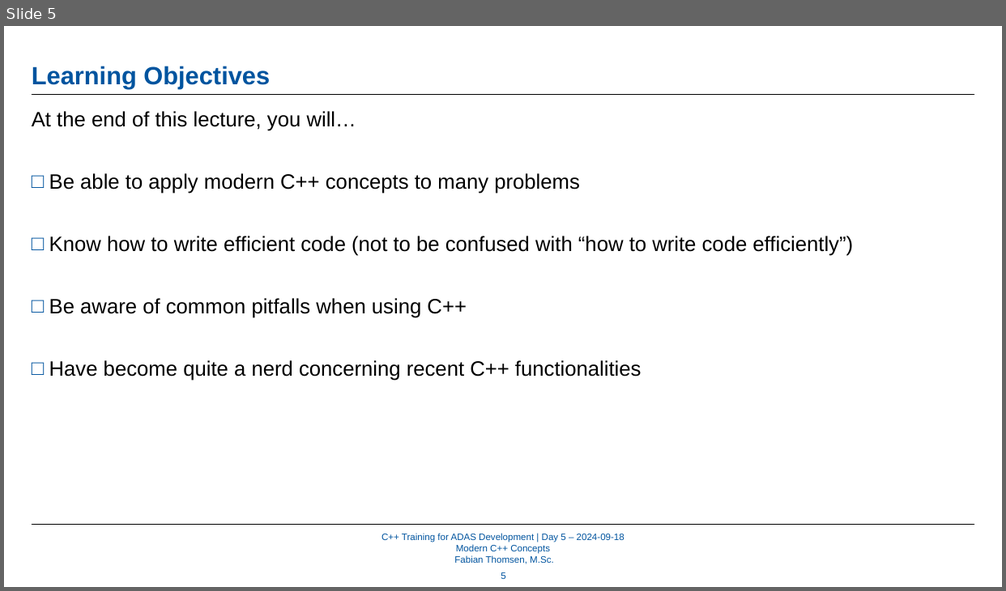
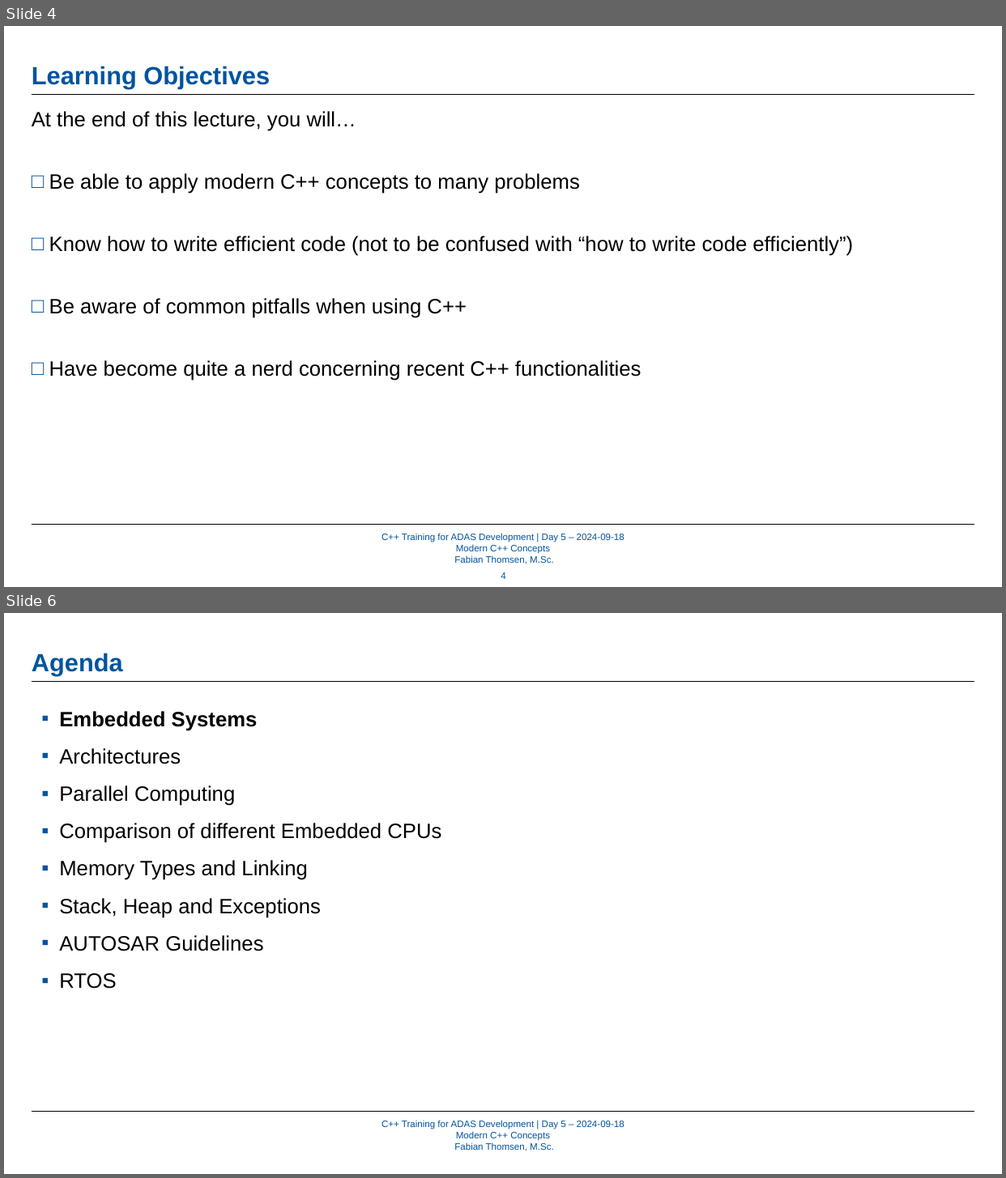
Before and after one commit to WhR4Ven/Diss_Dokument, a slide deck: Vortrag/05_ModernCPPConcepts_Part1 - Kopie.pptx. Shown one above the other, each under a label of ours: slide 5 before the commit, slides 4 and 6 after it; the slides between them are not shown. The pictures are 1006x591 and 1006x1178 pixels, drawn with LibreOffice and Linux fonts; fonts in the diff are those of the drawing; background and template pictures are left out. Boxes give left, top, right and bottom in pixels: in the first picture for what was removed or moved away, otherwise in the second. Text is boxed around its words. In the diff, an @@ line names an element or a change of style, - is before the commit and + after.

```diff
--- a/Vortrag/05_ModernCPPConcepts_Part1 - Kopie.pptx
+++ b/Vortrag/05_ModernCPPConcepts_Part1 - Kopie.pptx
@@ slide 6 added at (4, 613, 1002, 1174), background #FFFFFF; not listed: 3 template elements that a slide beside it also shows @@
@@ text added at (32, 653, 123, 676), 24 pt, text #00549F, bold @@
+Agenda
@@ text added at (59, 711, 441, 989), 20 pt, text #000000 @@
+▪ Embedded Systems
+▪ Architectures
+▪ Parallel Computing
+▪ Comparison of different Embedded CPUs
+▪ Memory Types and Linking
+▪ Stack, Heap and Exceptions
+▪ AUTOSAR Guidelines
+▪ RTOS
@@ what was slide 5 is now slide 4 @@
@@ page number at (501, 573, 505, 579): text changed @@
-5
+4
```
Also in this commit, not shown: 4 slides changed, 64 other slides added, 5 slides removed, 13 other files.
